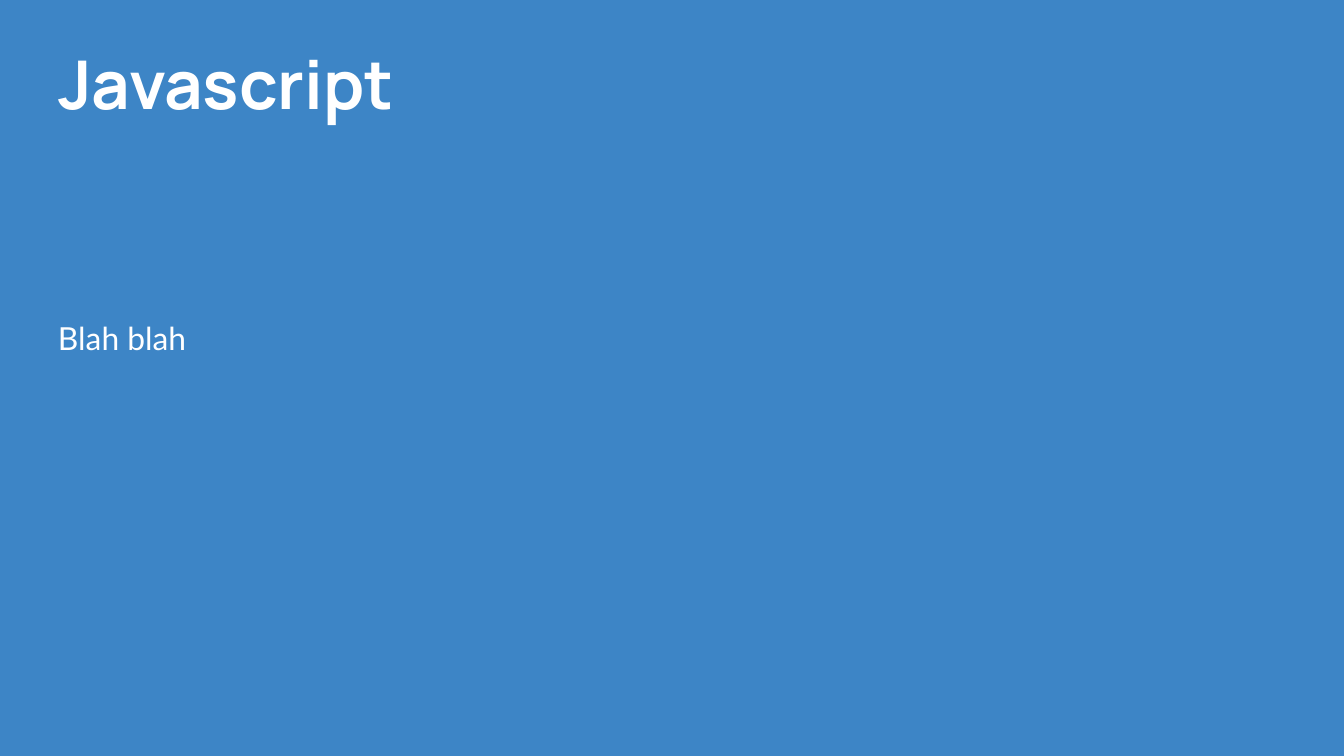
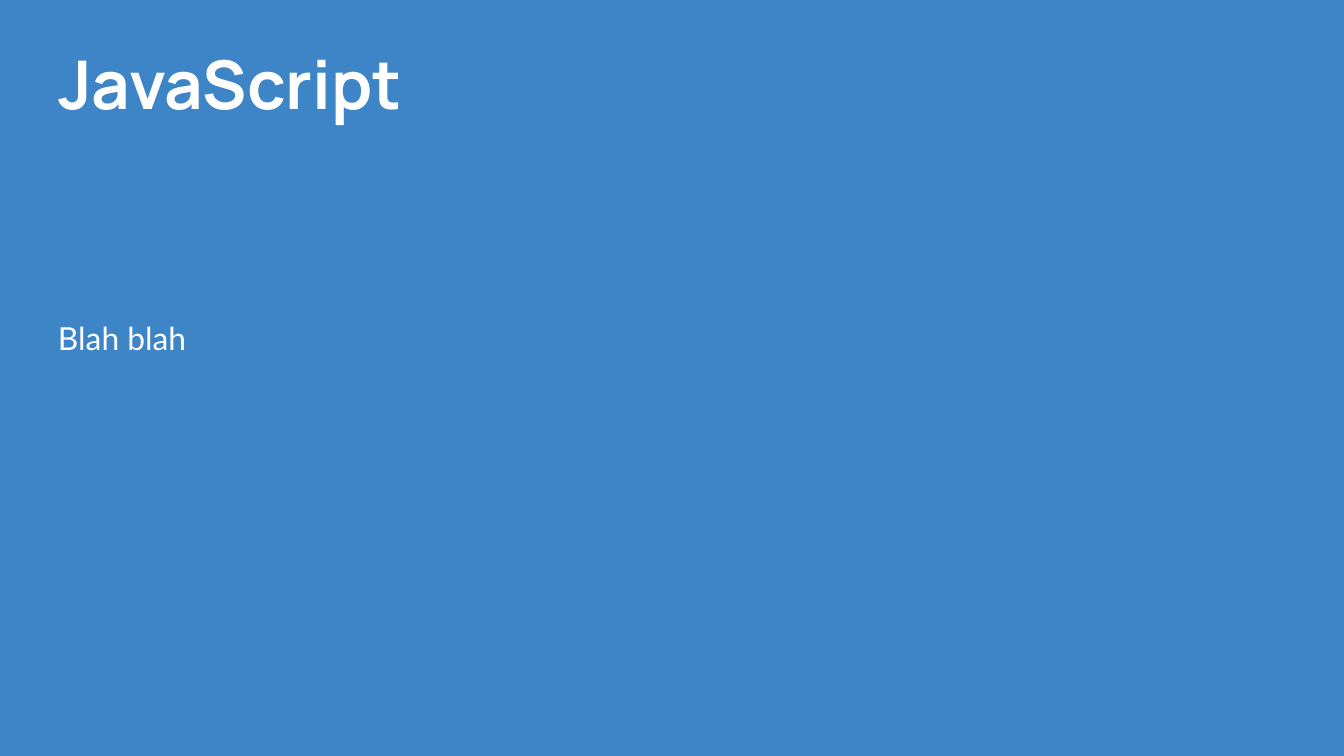
Before and after one commit to CPrince20/Homies, a slide deck: slide 12 of Homies City Collection.pptx (slide 11 before the commit). Drawn at 1344x756 pixels with LibreOffice and Linux fonts; fonts in the diff are those of the drawing. Boxes give left, top, right and bottom in pixels: in the first picture for what was removed or moved away, otherwise in the second. Text is boxed around its words. In the diff, an @@ line names an element or a change of style, - is before the commit and + after.

```diff
--- a/Homies City Collection.pptx
+++ b/Homies City Collection.pptx
@@ title at (x1=58, y1=59, x2=402, y2=125): text changed @@
-Javascript
+JavaScript
```
Also in this commit, not shown: 3 other slides changed, 1 slide added.
